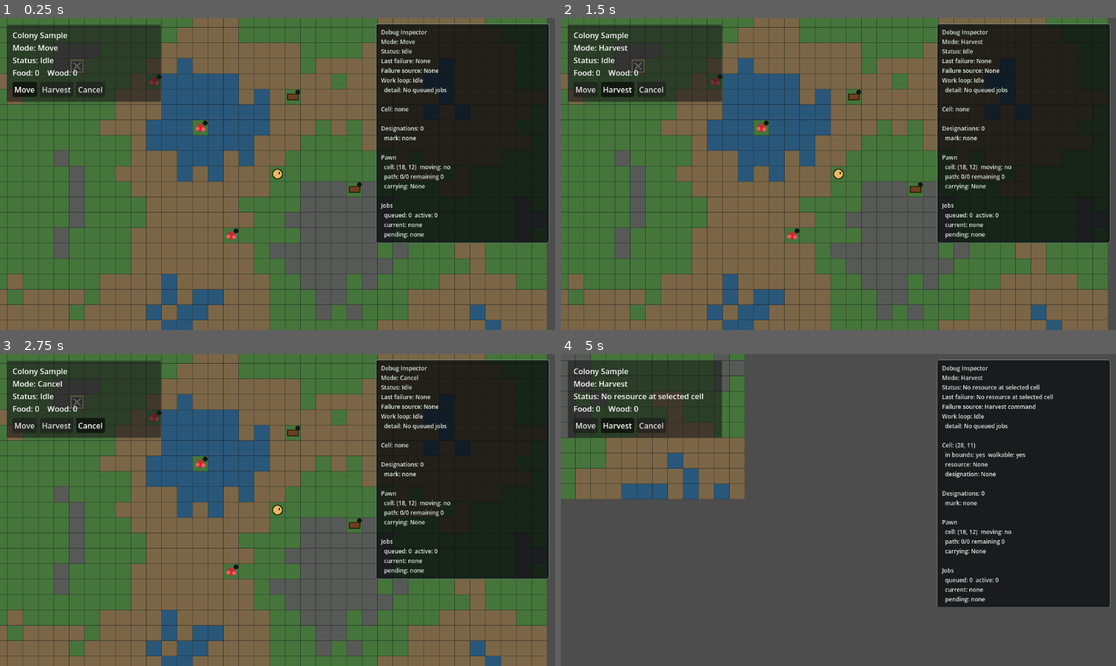
Above: before the commit, frames 1-4 (two rows, left to right).
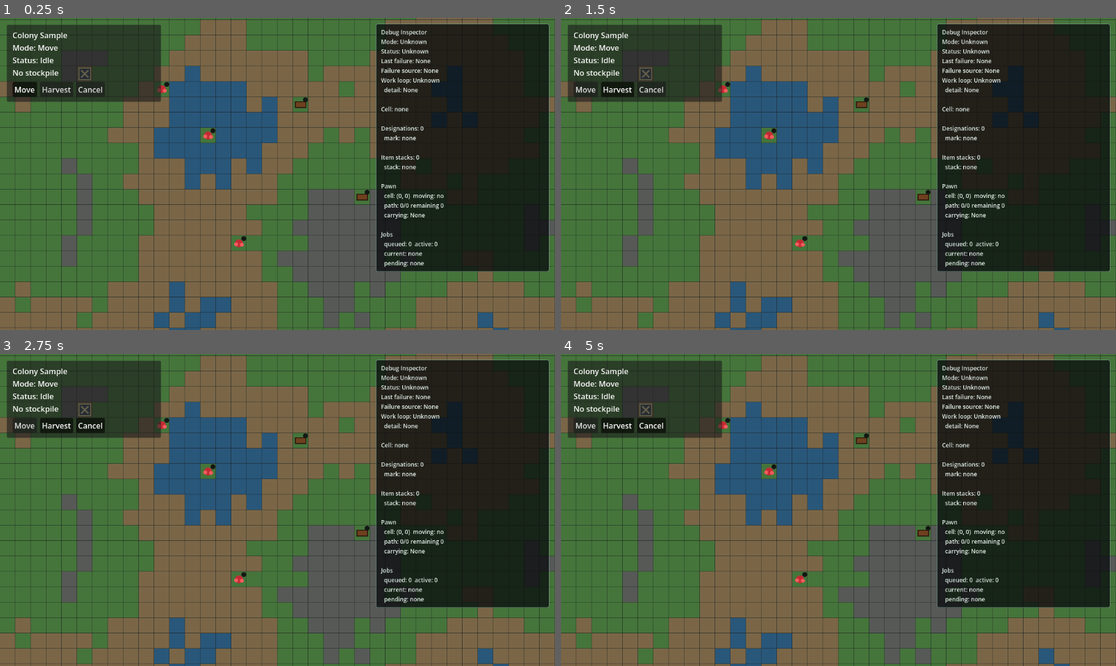
Above: after the commit, the same moments.

Repository: KUAKUAandFAFA/rimworld-like
Game: Godot game, scene res://scenes/main.tscn
Two runs of this game, one before a commit and one after it. Both use one fixed random seed, a clock stepped at 60 frames per second and the inputs below.
Inputs (mouse positions are in pixels of both pictures, inside the frame that each line leads up to):
- Up to frame 1 (0.25 s): no input
- Up to frame 2 (1.5 s): click "Move" at 0.5 s; click "Harvest" at 1.25 s
- Up to frame 3 (2.75 s): click "Cancel" at 2 s
- Up to frame 4 (5 s): tap Enter at 2.75 s; move the mouse to (960, 494) at 2.77 s; hold D 2.78-3.53 s; tap 2 (command_mode_harvest) at 2.85, 4.35 s; click (960, 494) at 2.92 s; move the mouse to (727, 525) at 3.52 s; hold S 3.53-4.28 s; tap 1 (command_mode_move) at 3.6 s; move the mouse to (894, 441) at 4.27 s; hold D from 4.28 s (still down)

The runs differ from the first frame. In frame 1, 26% of the frame differs, in the area x 0-100%, y 0-100%; in frame 2, 26%; in frame 3, 26%; in frame 4, 60%.
Error after the commit: Parse Error: Too many arguments for "get_stack()" call. Expected at most 0 but received 1. (res://scripts/items/world_item_stack_system.gd:55)

Commit message:
G11 add world item stack model

Diff:
--- a/scenes/main.tscn
+++ b/scenes/main.tscn
@@ -12,11 +12,15 @@
 [ext_resource type="Script" path="res://scripts/debug/debug_inspector.gd" id="10_debug_inspector"]
 [ext_resource type="Script" path="res://scripts/app/command_mode_model.gd" id="11_command_mode"]
 [ext_resource type="Script" path="res://scripts/designations/designation_system.gd" id="12_designation_system"]
+[ext_resource type="Script" path="res://scripts/items/world_item_stack_system.gd" id="13_item_stacks"]
 
 [node name="Main" type="Node2D" unique_id=1362121018]
 script = ExtResource("1_game_root")
 
 [node name="WorldGrid" parent="." unique_id=468506198 instance=ExtResource("2_world_grid")]
+
+[node name="WorldItemStacks" type="Node2D" parent="."]
+script = ExtResource("13_item_stacks")
 
 [node name="DesignationSystem" type="Node2D" parent="."]
 script = ExtResource("12_designation_system")
--- a/scripts/app/game_root.gd
+++ b/scripts/app/game_root.gd
@@ -16,6 +16,7 @@
 @onready var command_mode_model: CommandModeModel = $CommandModeModel
 @onready var job_queue: JobQueue = $JobQueue
 @onready var stockpile: StockpileSystem = $StockpileSystem
+@onready var item_stacks: WorldItemStackSystem = $WorldItemStacks
 @onready var harvest_job_driver: HarvestJobDriver = $HarvestJobDriver
 @onready var input_controller: PlayerInputController = $InputController
 @onready var camera: Camera2D = $Camera2D
@@ -37,9 +38,10 @@
 		definition_registry.load_all()
 	grid.configure_definitions(definition_registry)
 	grid.generate_map()
+	item_stacks.configure(grid.cell_size)
 	designation_system.configure(grid)
 	input_controller.configure(grid)
-	harvest_job_driver.configure(grid, pawn, stockpile, job_queue)
+	harvest_job_driver.configure(grid, pawn, stockpile, job_queue, item_stacks)
 
 	_connect_signals()
 	_on_command_mode_changed(command_mode_model.get_mode(), command_mode_model.get_mode_label())
@@ -88,11 +90,17 @@
 		job_queue.job_failed.connect(_on_job_failed)
 	if not stockpile.stockpile_changed.is_connected(_on_stockpile_changed):
 		stockpile.stockpile_changed.connect(_on_stockpile_changed)
+	if not item_stacks.stacks_changed.is_connected(_on_item_stacks_changed):
+		item_stacks.stacks_changed.connect(_on_item_stacks_changed)
 
 
 func _register_initial_stockpile_items() -> void:
-	stockpile.register_item(definition_registry.get_item(WorldGrid.RESOURCE_FOOD))
-	stockpile.register_item(definition_registry.get_item(WorldGrid.RESOURCE_WOOD))
+	var food_def := definition_registry.get_item(WorldGrid.RESOURCE_FOOD)
+	var wood_def := definition_registry.get_item(WorldGrid.RESOURCE_WOOD)
+	stockpile.register_item(food_def)
+	stockpile.register_item(wood_def)
+	item_stacks.register_item(food_def)
+	item_stacks.register_item(wood_def)
 
 
 func _spawn_pawn() -> void:
@@ -259,6 +267,11 @@
 	_update_hud()
 
 
+func _on_item_stacks_changed(_snapshot: Dictionary) -> void:
+	_update_hud()
+	_update_debug_inspector()
+
+
 func _on_designations_changed() -> void:
 	_update_debug_inspector()
 
@@ -326,7 +339,7 @@
 		return
 
 	hud.set_status(_status_text)
-	hud.set_stockpile_snapshot(stockpile.get_snapshot())
+	hud.set_stockpile_snapshot(item_stacks.get_inventory_snapshot())
 
 
 func _update_debug_inspector() -> void:
@@ -344,6 +357,7 @@
 		"command_mode": command_mode_model.get_mode_label(),
 		"selected_cell": _selected_cell_debug_snapshot(),
 		"designations": designation_system.get_debug_snapshot(),
+		"item_stacks": item_stacks.get_debug_snapshot(),
 		"pawn": pawn.get_debug_snapshot(),
 		"jobs": job_queue.get_debug_snapshot(),
 	})
@@ -369,6 +383,7 @@
 		"in_bounds": grid.is_cell_in_bounds(_selected_cell),
 		"walkable": grid.is_cell_walkable(_selected_cell),
 		"resource": _resource_debug_text(resource),
+		"item_stack": item_stacks.get_cell_debug_text(_selected_cell),
 		"designation": _designation_debug_text(designation),
 	}
 
--- a/scripts/debug/debug_inspector.gd
+++ b/scripts/debug/debug_inspector.gd
@@ -2,7 +2,7 @@
 extends CanvasLayer
 
 const PANEL_WIDTH := 360.0
-const PANEL_HEIGHT := 370.0
+const PANEL_HEIGHT := 430.0
 const PANEL_MARGIN := 12.0
 
 @export var visible_by_default := true
@@ -99,6 +99,7 @@
 	_append_work_loop(lines)
 	_append_selected_cell(lines)
 	_append_designations(lines)
+	_append_item_stacks(lines)
 	_append_pawn(lines)
 	_append_jobs(lines)
 	return lines
@@ -124,6 +125,7 @@
 		_yes_no(bool(selected.get("walkable", false))),
 	])
 	lines.append("  resource: %s" % String(selected.get("resource", "None")))
+	lines.append("  item stack: %s" % String(selected.get("item_stack", "None")))
 	lines.append("  designation: %s" % String(selected.get("designation", "None")))
 
 
@@ -132,6 +134,13 @@
 	lines.append("")
 	lines.append("Designations: %d" % int(designations.get("count", 0)))
 	_append_named_lines(lines, "  mark", designations.get("designations", PackedStringArray()))
+
+
+func _append_item_stacks(lines: PackedStringArray) -> void:
+	var item_stacks: Dictionary = _snapshot.get("item_stacks", {})
+	lines.append("")
+	lines.append("Item stacks: %d" % int(item_stacks.get("count", 0)))
+	_append_named_lines(lines, "  stack", item_stacks.get("stacks", PackedStringArray()))
 
 
 func _append_pawn(lines: PackedStringArray) -> void:
--- /dev/null
+++ b/scripts/items/item_stack.gd
@@ -0,0 +1,91 @@
+class_name ItemStack
+extends RefCounted
+
+var id := ""
+var item_def: ItemDef
+var amount := 0
+var cell := Vector2i.ZERO
+var reserved_by := ""
+
+
+func _init(new_id: String = "", new_item_def: ItemDef = null, new_amount: int = 0, new_cell: Vector2i = Vector2i.ZERO) -> void:
+	id = new_id
+	item_def = new_item_def
+	amount = maxi(0, new_amount)
+	cell = new_cell
+
+
+func item_id() -> String:
+	if item_def == null:
+		return ""
+
+	return item_def.id
+
+
+func label() -> String:
+	if item_def == null:
+		return "Invalid"
+
+	return item_def.label()
+
+
+func is_reserved() -> bool:
+	return reserved_by != ""
+
+
+func reserve(owner_id: String) -> bool:
+	if owner_id == "" or is_reserved():
+		return false
+
+	reserved_by = owner_id
+	return true
+
+
+func clear_reservation(owner_id: String = "") -> bool:
+	if not is_reserved():
+		return false
+
+	if owner_id != "" and owner_id != reserved_by:
+		return false
+
+	reserved_by = ""
+	return true
+
+
+func can_merge_with(other_item_def: ItemDef, target_cell: Vector2i) -> bool:
+	if item_def == null or other_item_def == null:
+		return false
+
+	return item_def.id == other_item_def.id and cell == target_cell and not is_reserved()
+
+
+func add_amount(delta: int) -> void:
+	amount = maxi(0, amount + delta)
+
+
+func debug_summary() -> String:
+	var summary := "%s %s x%d at (%d, %d)" % [
+		id,
+		label(),
+		amount,
+		cell.x,
+		cell.y,
+	]
+
+	if is_reserved():
+		summary += " reserved by %s" % reserved_by
+
+	return summary
+
+
+func to_save_dict() -> Dictionary:
+	return {
+		"id": id,
+		"item_id": item_id(),
+		"amount": amount,
+		"cell": {
+			"x": cell.x,
+			"y": cell.y,
+		},
+		"reserved_by": reserved_by,
+	}
--- /dev/null
+++ b/scripts/items/world_item_stack_system.gd
@@ -0,0 +1,225 @@
+class_name WorldItemStackSystem
+extends Node2D
+
+signal stacks_changed(snapshot: Dictionary)
+
+const STACK_ID_PREFIX := "stack_"
+
+@export var cell_size := 32
+
+var _stacks: Dictionary = {}
+var _cell_index: Dictionary = {}
+var _item_defs: Dictionary = {}
+var _next_numeric_id := 1
+
+
+func configure(new_cell_size: int) -> void:
+	cell_size = maxi(1, new_cell_size)
+	queue_redraw()
+
+
+func register_item(item_def: ItemDef) -> void:
+	if item_def == null or item_def.id == "":
+		return
+
+	_item_defs[item_def.id] = item_def
+	_emit_changed()
+
+
+func add_or_merge_stack(item_def: ItemDef, amount: int, cell: Vector2i) -> ItemStack:
+	if item_def == null or item_def.id == "" or amount <= 0:
+		return null
+
+	_item_defs[item_def.id] = item_def
+
+	var stack := _find_merge_target(item_def, cell)
+	if stack == null:
+		stack = ItemStack.new(_next_stack_id(), item_def, amount, cell)
+		_stacks[stack.id] = stack
+		_add_stack_to_cell_index(stack)
+	else:
+		stack.add_amount(amount)
+
+	_emit_changed()
+	return stack
+
+
+func get_stack(stack_id: String) -> ItemStack:
+	return _stacks.get(stack_id, null) as ItemStack
+
+
+func get_stacks_at(cell: Vector2i) -> Array[ItemStack]:
+	var stacks: Array[ItemStack] = []
+	var stack_ids: Array = _cell_index.get(cell, [])
+	for raw_stack_id in stack_ids:
+		var stack := get_stack(String(raw_stack_id))
+		if stack != null:
+			stacks.append(stack)
+
+	return stacks
+
+
+func reserve_stack(stack_id: String, owner_id: String) -> bool:
+	var stack := get_stack(stack_id)
+	if stack == null:
+		return false
+
+	var reserved := stack.reserve(owner_id)
+	if reserved:
+		_emit_changed()
+
+	return reserved
+
+
+func clear_stack_reservation(stack_id: String, owner_id: String = "") -> bool:
+	var stack := get_stack(stack_id)
+	if stack == null:
+		return false
+
+	var cleared := stack.clear_reservation(owner_id)
+	if cleared:
+		_emit_changed()
+
+	return cleared
+
+
+func get_inventory_snapshot() -> Dictionary:
+	var snapshot := {}
+	for raw_item_id in _item_defs.keys():
+		var item_id := String(raw_item_id)
+		var item_def := _item_defs[item_id] as ItemDef
+		snapshot[item_id] = {
+			"label": _item_label(item_def, item_id),
+			"amount": 0,
+		}
+
+	for stack in _sorted_stacks():
+		if stack.item_def == null or stack.amount <= 0:
+			continue
+
+		var item_id := stack.item_id()
+		if not snapshot.has(item_id):
+			snapshot[item_id] = {
+				"label": stack.label(),
+				"amount": 0,
+			}
+
+		var entry: Dictionary = snapshot[item_id]
+		entry["amount"] = int(entry.get("amount", 0)) + stack.amount
+		snapshot[item_id] = entry
+
+	return snapshot
+
+
+func get_debug_snapshot() -> Dictionary:
+	return {
+		"count": _stacks.size(),
+		"stacks": _stack_debug_lines(),
+		"save_data": to_save_data(),
+	}
+
+
+func get_cell_debug_text(cell: Vector2i) -> String:
+	var lines := PackedStringArray()
+	for stack in get_stacks_at(cell):
+		lines.append("%s x%d [%s]" % [stack.label(), stack.amount, stack.id])
+
+	if lines.is_empty():
+		return "None"
+
+	return ", ".join(lines)
+
+
+func to_save_data() -> Array[Dictionary]:
+	var save_data: Array[Dictionary] = []
+	for stack in _sorted_stacks():
+		save_data.append(stack.to_save_dict())
+
+	return save_data
+
+
+func _find_merge_target(item_def: ItemDef, cell: Vector2i) -> ItemStack:
+	for stack in get_stacks_at(cell):
+		if stack.can_merge_with(item_def, cell):
+			return stack
+
+	return null
+
+
+func _add_stack_to_cell_index(stack: ItemStack) -> void:
+	var stack_ids: Array = _cell_index.get(stack.cell, [])
+	if not stack_ids.has(stack.id):
+		stack_ids.append(stack.id)
+
+	_cell_index[stack.cell] = stack_ids
+
+
+func _next_stack_id() -> String:
+	var stack_id := "%s%d" % [STACK_ID_PREFIX, _next_numeric_id]
+	_next_numeric_id += 1
+	while _stacks.has(stack_id):
+		stack_id = "%s%d" % [STACK_ID_PREFIX, _next_numeric_id]
+		_next_numeric_id += 1
+
+	return stack_id
+
+
+func _stack_debug_lines() -> PackedStringArray:
+	var lines := PackedStringArray()
+	for stack in _sorted_stacks():
+		lines.append(stack.debug_summary())
+
+	return lines
+
+
+func _sorted_stacks() -> Array[ItemStack]:
+	var stacks: Array[ItemStack] = []
+	for stack_id in _sorted_stack_ids():
+		var stack := get_stack(stack_id)
+		if stack != null:
+			stacks.append(stack)
+
+	return stacks
+
+
+func _sorted_stack_ids() -> PackedStringArray:
+	var stack_ids := PackedStringArray()
+	for raw_stack_id in _stacks.keys():
+		stack_ids.append(String(raw_stack_id))
+
+	stack_ids.sort()
+	return stack_ids
+
+
+func _item_label(item_def: ItemDef, fallback_id: String) -> String:
+	if item_def == null:
+		return fallback_id.capitalize()
+
+	return item_def.label()
+
+
+func _emit_changed() -> void:
+	stacks_changed.emit(get_debug_snapshot())
+	queue_redraw()
+
+
+func _draw() -> void:
+	for stack in _sorted_stacks():
+		if stack.item_def == null or stack.amount <= 0:
+			continue
+
+		var center := _cell_center(stack.cell)
+		var rect := Rect2(center - Vector2(8, 8), Vector2(16, 16))
+		draw_rect(rect, stack.item_def.color)
+		draw_rect(rect, Color(0.08, 0.07, 0.05), false, 2.0)
+
+		if stack.is_reserved():
+			draw_arc(center, 11.0, 0.0, TAU, 24, Color(0.38, 0.74, 1.0), 2.0, true)
+
+		if stack.amount > 1:
+			draw_circle(center + Vector2(8, -8), 5.0, Color(0.08, 0.09, 0.08))
+			draw_circle(center + Vector2(8, -8), 3.0, Color(0.92, 0.93, 0.86))
+
+
+func _cell_center(cell: Vector2i) -> Vector2:
+	return Vector2(cell.x * cell_size + cell_size * 0.5, cell.y * cell_size + cell_size * 0.5)
--- a/scripts/jobs/harvest_job_driver.gd
+++ b/scripts/jobs/harvest_job_driver.gd
@@ -8,8 +8,8 @@
 var _phase := ""
 
 
-func configure(new_grid: WorldGrid, new_pawn: Pawn, new_stockpile: StockpileSystem, new_job_queue: JobQueue) -> void:
-	super.configure(new_grid, new_pawn, new_stockpile, new_job_queue)
+func configure(new_grid: WorldGrid, new_pawn: Pawn, new_stockpile: StockpileSystem, new_job_queue: JobQueue, new_item_stacks: WorldItemStackSystem = null) -> void:
+	super.configure(new_grid, new_pawn, new_stockpile, new_job_queue, new_item_stacks)
 
 	if pawn != null and not pawn.arrived.is_connected(_on_pawn_arrived):
 		pawn.arrived.connect(_on_pawn_arrived)
@@ -72,7 +72,10 @@
 
 func _deliver_resource() -> void:
 	if pawn.carrying_item != null and pawn.carrying_amount > 0:
-		stockpile.add_item(pawn.carrying_item, pawn.carrying_amount)
+		if item_stacks != null:
+			item_stacks.add_or_merge_stack(pawn.carrying_item, pawn.carrying_amount, pawn.current_cell)
+		elif stockpile != null:
+			stockpile.add_item(pawn.carrying_item, pawn.carrying_amount)
 
 	pawn.clear_carrying()
 
--- a/scripts/jobs/job_driver.gd
+++ b/scripts/jobs/job_driver.gd
@@ -8,15 +8,17 @@
 var grid: WorldGrid
 var pawn: Pawn
 var stockpile: StockpileSystem
+var item_stacks: WorldItemStackSystem
 var job_queue: JobQueue
 var active_job: JobInstance
 
 
-func configure(new_grid: WorldGrid, new_pawn: Pawn, new_stockpile: StockpileSystem, new_job_queue: JobQueue) -> void:
+func configure(new_grid: WorldGrid, new_pawn: Pawn, new_stockpile: StockpileSystem, new_job_queue: JobQueue, new_item_stacks: WorldItemStackSystem = null) -> void:
 	grid = new_grid
 	pawn = new_pawn
 	stockpile = new_stockpile
 	job_queue = new_job_queue
+	item_stacks = new_item_stacks
 
 
 func is_busy() -> bool:
Not shown: 1 places in scenes/main.tscn that only renumber resources
